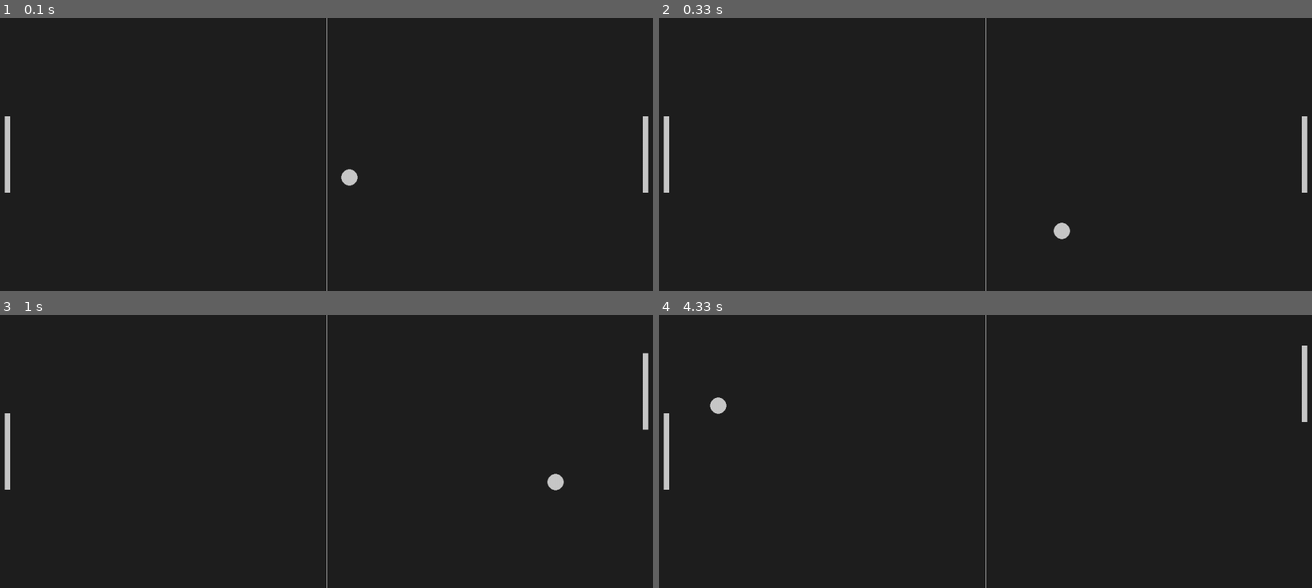
Above: before the commit, frames 1-4 (two rows, left to right).
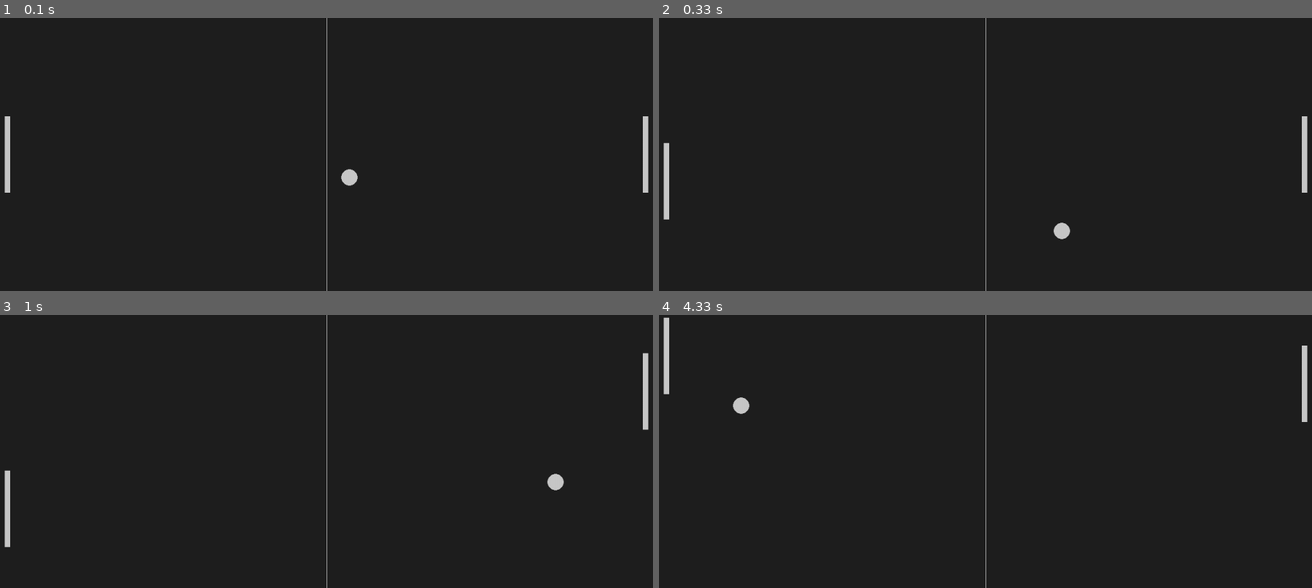
Above: after the commit, the same moments.

Repository: LucaGuazzelli/Pygame
Game: pygame game, started from interface-V2.py
Two runs of this game, one before a commit and one after it. Both use one fixed random seed, a clock stepped at 60 frames per second and the inputs below.
Inputs:
- Up to frame 1 (0.1 s): no input
- Up to frame 2 (0.33 s): no input
- Up to frame 3 (1 s): hold Up 0.33-0.8 s; hold Down from 0.83 s (still down)
- Up to frame 4 (4.33 s): release Down at 1.13 s; hold Up 1.17-1.53 s; hold Down 1.57-1.93 s; hold Up 1.97-2.27 s; hold Down 2.3-2.6 s; hold Up 2.63-3 s; hold Down 3.03-3.4 s; hold Up 3.43-3.73 s; hold Down 3.77-4.07 s; hold Up from 4.1 s (still down)

Frame 1 is identical in both runs. In frame 2, 0.2% of the frame differs, in the area x 0-2%, y 36-74%; in frame 3, 0.4%; in frame 4, 0.7%, in the area x 0-14%, y 0-64%.

Commit message:
fazendo a  def adversario

Diff:
--- a/interface-V2.py
+++ b/interface-V2.py
@@ -24,6 +24,17 @@
 		Jogador.top = 0
 	if Jogador.bottom >= Tela_altura:
 		Jogador.bottom = Tela_altura
+
+def adversario():
+	if Adversario.top < Bola.y:
+		Adversario.y += Adversario_vel
+	if Adversario.bottom > Bola.y:
+		Adversario.y -= Adversario_vel
+
+	if Adversario.top <= 0:
+		adversario.top = 0
+	if Adversario.bottom >= Tela_altura:
+		Adversario.bottom = Tela_altura
 
 
 
@@ -71,6 +82,7 @@
 
 	Bola_animacao()
 	player_animation()
+	adversario()
 
 	Tela.fill('grey12')
 	pygame.draw.rect(Tela, Cor, Jogador)
